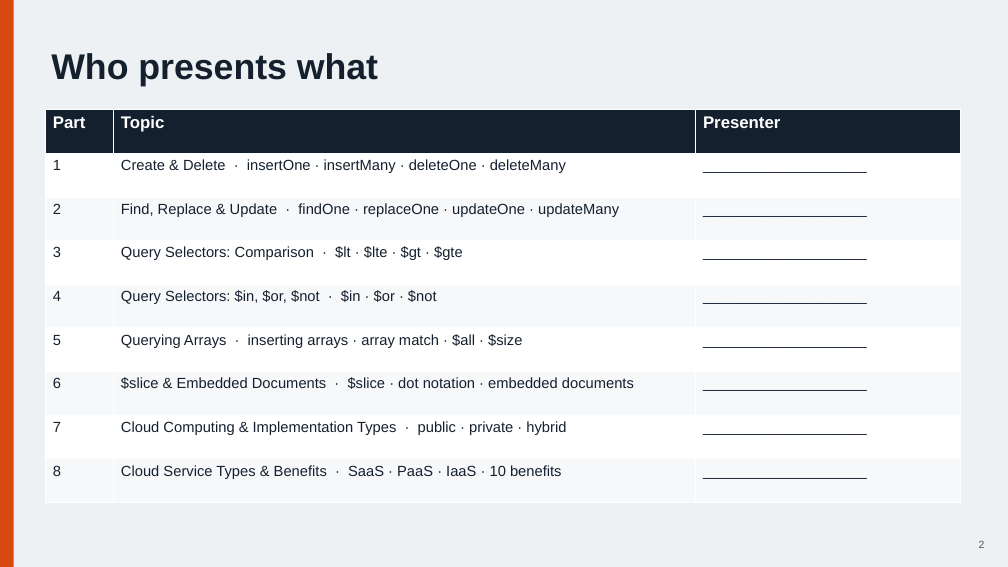
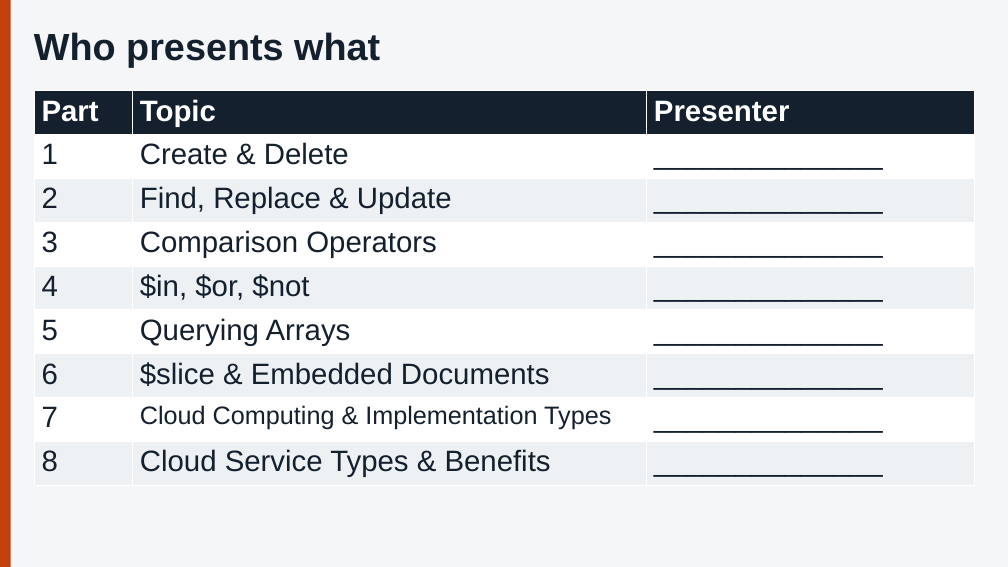
Before and after one commit to Tiredicey/ADBS, a slide deck: slide 3 of 01_FULL_DECK/ADBS_FULL_answer_key.pptx (slide 2 before the commit). Drawn at 1008x567 pixels with LibreOffice and Linux fonts; fonts in the diff are those of the drawing. Boxes give left, top, right and bottom in pixels: in the first picture for what was removed or moved away, otherwise in the second. Text is boxed around its words. In the diff, an @@ line names an element or a change of style, - is before the commit and + after.

Commit message:
Rebuilt decks: answer key 78 slides, group deck 96 slides, opener embedded

```diff
--- a/01_FULL_DECK/ADBS_FULL_answer_key.pptx
+++ b/01_FULL_DECK/ADBS_FULL_answer_key.pptx
@@ background #EEF1F4 to #F4F6F8 @@
@@ rectangle at box(0, 0, 11, 567): fill #D9480F to #C2410C @@
@@ text "Who presents what": place and size @@
-text "Who presents what" at box(51, 53, 378, 87)
+text "Who presents what" at box(34, 32, 380, 67)
@@ text "Who presents what" at box(34, 32, 380, 67): size 34 to 36 pt; line spacing 1.1 to 1 @@
@@ table at box(34, 91, 974, 485) @@
-row 2, column 2: Create & Delete · insertOne · insertMany · deleteOne · deleteMany
+row 2, column 2: Create & Delete
-row 2, column 3: ____________________
+row 2, column 3: ______________
-row 3, column 2: Find, Replace & Update · findOne · replaceOne · updateOne · updateMany
+row 3, column 2: Find, Replace & Update
-row 3, column 3: ____________________
+row 3, column 3: ______________
-row 4, column 2: Query Selectors: Comparison · $lt · $lte · $gt · $gte
+row 4, column 2: Comparison Operators
-row 4, column 3: ____________________
+row 4, column 3: ______________
-row 5, column 2: Query Selectors: $in, $or, $not · $in · $or · $not
+row 5, column 2: $in, $or, $not
-row 5, column 3: ____________________
+row 5, column 3: ______________
-row 6, column 2: Querying Arrays · inserting arrays · array match · $all · $size
+row 6, column 2: Querying Arrays
-row 6, column 3: ____________________
+row 6, column 3: ______________
-row 7, column 2: $slice & Embedded Documents · $slice · dot notation · embedded documents
+row 7, column 2: $slice & Embedded Documents
-row 7, column 3: ____________________
+row 7, column 3: ______________
-row 8, column 2: Cloud Computing & Implementation Types · public · private · hybrid
+row 8, column 2: Cloud Computing & Implementation Types
-row 8, column 3: ____________________
+row 8, column 3: ______________
-row 9, column 2: Cloud Service Types & Benefits · SaaS · PaaS · IaaS · 10 benefits
+row 9, column 2: Cloud Service Types & Benefits
-row 9, column 3: ____________________
+row 9, column 3: ______________
@@ fill #F6F8FA to #EEF1F4 in 12 cells @@
@@ size 16 to 28 pt in "Part", "Topic", "Presenter" @@
@@ size 14 to 28 pt in "1", "2", "3", "4" and 4 more places @@
@@ table: place and size @@
-table at box(45, 110, 960, 503)
+table at box(34, 91, 974, 485)
@@ text removed at box(979, 540, 985, 548) @@
-2
```
Also in this commit, not shown: 38 other slides changed, 39 slides added, 5 slides removed, 2 other files.
